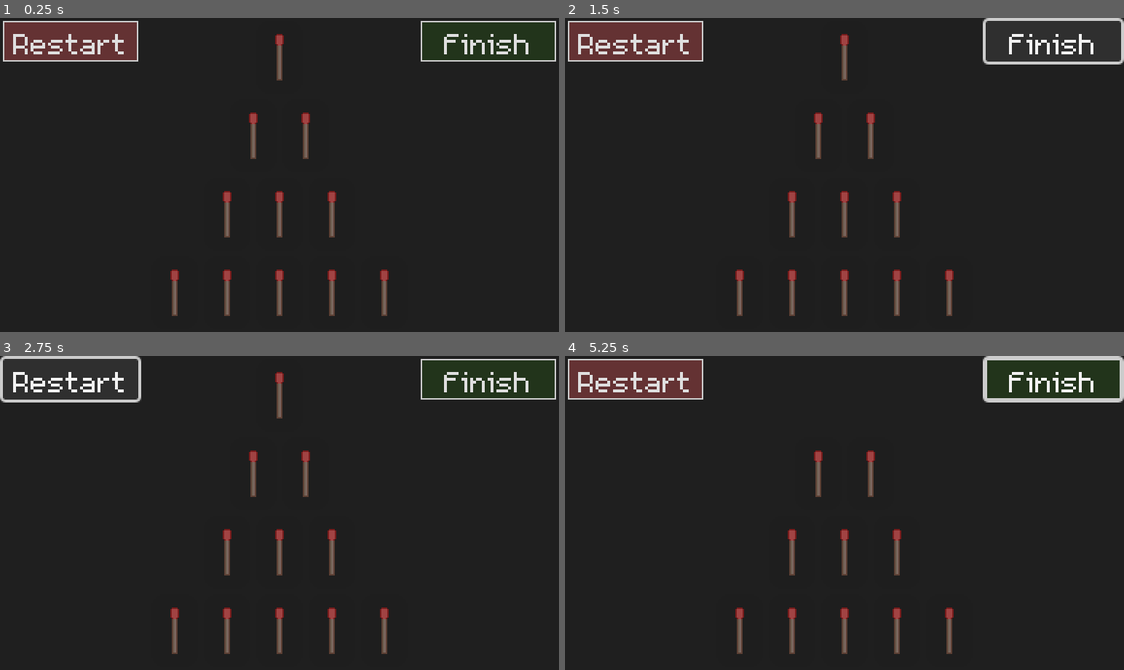
Above: before the commit, frames 1-4 (two rows, left to right).
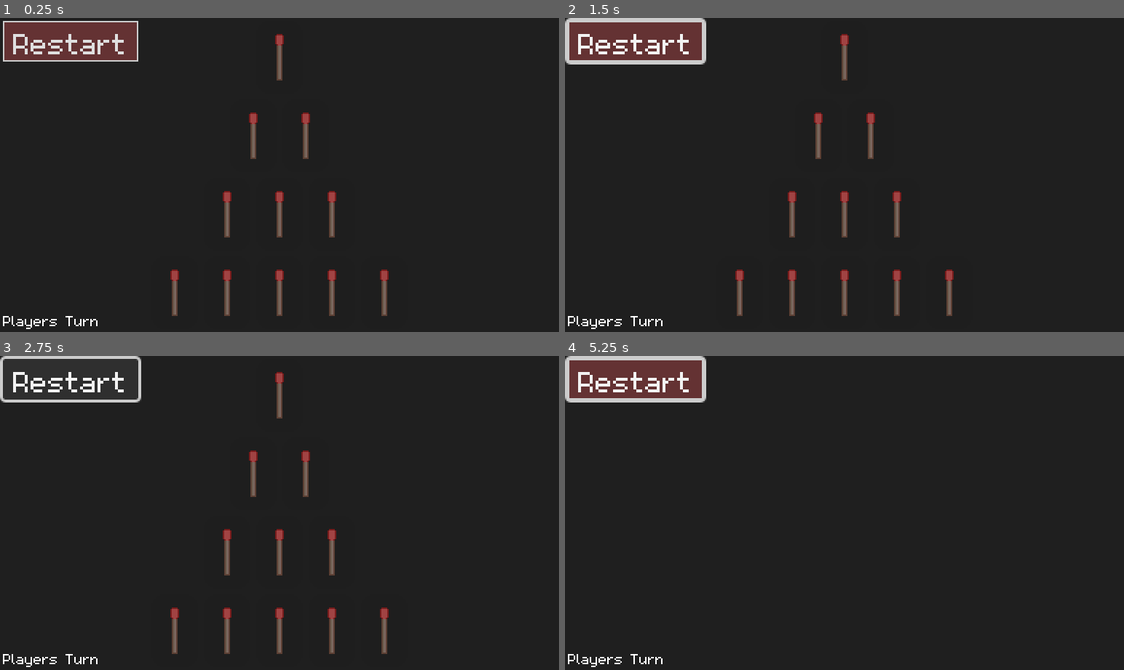
Above: after the commit, the same moments.

Repository: TylerFairleigh/COMP359-AB1-Assignment2
Game: Godot game, scene res://scenes/main.tscn
The game is run twice, just before and just after one commit, with the same random seed, the same clock (stepped at 60 frames per second) and the same inputs.
Inputs (mouse positions are in pixels of both pictures, inside the frame that each line leads up to):
- Up to frame 1 (0.25 s): no input
- Up to frame 2 (1.5 s): click "Restart" at 0.5 s; click (1051, 39) at 1.25 s, where only the run before the commit has a clickable "Finish"
- Up to frame 3 (2.75 s): click "Restart" at 2 s
- Up to frame 4 (5.25 s): click "Restart" at 2.75 s; click (1051, 377) at 3.5 s, where only the run before the commit has a clickable "Finish"; click (1051, 377) at 4.25 s, where only the run before the commit has a clickable "Finish"; tap Enter at 5 s; move the mouse to (844, 393) at 5.02 s; click (844, 393) at 5.17 s

The runs differ from the first frame. In frame 1, 0.8% of the frame differs, in the area x 0-100%, y 0-100%; in frame 2, 1.7%; in frame 3, 0.8%; in frame 4, 3.6%.

Commit message:
UI Stable and ready for script integration

Diff:
--- a/project.godot
+++ b/project.godot
@@ -19,6 +19,7 @@
 [autoload]
 
 MatchController="*res://scenes/match_controller.gd"
+TurnLabel="*res://scenes/turn_label.gd"
 
 [display]
 
--- a/scenes/main.tscn
+++ b/scenes/main.tscn
@@ -1,7 +1,8 @@
-[gd_scene load_steps=6 format=3 uid="uid://dxuoc1fec7hi5"]
+[gd_scene load_steps=8 format=3 uid="uid://dxuoc1fec7hi5"]
 
 [ext_resource type="PackedScene" uid="uid://bx6co1v284cd3" path="res://scenes/match_view.tscn" id="1_crgk3"]
 [ext_resource type="FontFile" uid="uid://d20wpwo18re0o" path="res://assets/m5x7.ttf" id="2_7oplk"]
+[ext_resource type="Script" path="res://scenes/turn_label.gd" id="3_gxuil"]
 
 [sub_resource type="Theme" id="Theme_w1vl8"]
 default_font = ExtResource("2_7oplk")
@@ -20,6 +21,9 @@
 border_width_top = 1
 border_width_right = 1
 border_width_bottom = 1
+
+[sub_resource type="Theme" id="Theme_3e5f0"]
+default_font = ExtResource("2_7oplk")
 
 [node name="main" type="Node2D"]
 
@@ -42,6 +46,7 @@
 text = "Restart"
 
 [node name="finish" type="Button" parent="."]
+visible = false
 offset_left = 289.0
 offset_top = 2.0
 offset_right = 382.0
@@ -50,5 +55,15 @@
 theme_override_styles/normal = SubResource("StyleBoxFlat_d8el3")
 text = "Finish"
 
+[node name="turn_label" type="Label" parent="."]
+offset_left = 2.0
+offset_top = 201.0
+offset_right = 42.0
+offset_bottom = 216.0
+theme = SubResource("Theme_3e5f0")
+text = "Players Turn"
+script = ExtResource("3_gxuil")
+
 [connection signal="pressed" from="restart" to="matches" method="reset_state"]
 [connection signal="pressed" from="finish" to="matches" method="_on_finish_pressed"]
+[connection signal="pressed" from="finish" to="turn_label" method="label_change"]
--- a/scenes/match.gd
+++ b/scenes/match.gd
@@ -17,5 +17,7 @@
 	var match_number = int(match_string.split("_")[1])
 	if event.is_pressed() and (match_number in MatchController.valid_match_array):
 		self.visible = false
+		MatchController.match_pressed(match_number)
+		MatchController.player_active = true
 		MatchController.match_number = match_number
 		MatchController.make_range()
--- a/scenes/match_controller.gd
+++ b/scenes/match_controller.gd
@@ -1,21 +1,25 @@
 extends PanelContainer
 
 @onready var matches = [$"VBoxContainer/Pile 1/Match_1", $"VBoxContainer/Pile 2/Match_2", $"VBoxContainer/Pile 2/Match_ …(269 unchanged characters)…
-@onready var finish_button = $finish
+@onready var turn_label = $turn_label
 
 var pile_counters = {"pile_1": 1, "pile_2": 2, "pile_3": 3, "pile_4": 5}
 var pile_counter_max = [1, 3, 6, 11]
 var match_full_count = 0
 var player_turn = true
+var player_active = false
 var match_number:int
 var valid_match_array
+var match_array_game = []
 
 func _ready():
 	valid_match_array = []
 	match_number = 0
 	for match_count in pile_counters:
 		match_full_count += pile_counters[match_count]
+		match_array_game.append(pile_counters[match_count])
 	reset_player_turn()
+	reset_logic()
 
 func make_range():
 	valid_match_array.clear()
@@ -23,15 +27,32 @@
 		if match_number > pile_counter_max[i] and match_number <= pile_counter_max[i + 1]:
 			valid_match_array = range(pile_counter_max[i] + 1, pile_counter_max[i + 1] + 1)
 			break
-	print(valid_match_array)
 
 func reset_player_turn():
+	player_turn = true
+	player_active = false
 	valid_match_array.clear()
-	for i in match_full_count:
+	for i in match_full_count + 1:
 		valid_match_array.append(i)
+	TurnLabel.label_change()
+
+func bot_move():
+	print("Bots move would go here")
+	reset_player_turn()
+
+func match_pressed(match_number):
+	match_array_game[match_pile_return(match_number)] -= 1
+
+func match_pile_return(match_number):
+	if (match_number in [1]):
+		return 0
+	elif (match_number in [2,3]):
+		return 1
+	elif (match_number in [4,5,6]):
+		return 2
+	else:
+		return 3
 
 func reset_logic():
-	reset_player_turn()
-
-func _on_match_pressed():
-	player_turn = false
+	match_array_game.clear()
+	match_array_game = [1,2,3,5]
--- a/scenes/match_view.gd
+++ b/scenes/match_view.gd
@@ -11,6 +11,12 @@
 
 func _ready():
 	reset_ui_state()
+
+func _process(delta):
+	if (MatchController.player_turn and MatchController.player_active):
+		finish.visible = true
+	else:
+		finish.visible = false
 
 func reset_ui_state():
 	# Toggling off the container which makes a more smooth
@@ -38,5 +44,12 @@
 
 
 func reset_state():
+	MatchController.reset_player_turn()
 	MatchController.reset_logic()
 	reset_ui_state()
+
+func _on_finish_pressed():
+	MatchController.valid_match_array.clear()
+	MatchController.player_turn = false
+	MatchController.player_active = false
+	MatchController.bot_move()
--- /dev/null
+++ b/scenes/turn_label.gd
@@ -0,0 +1,10 @@
+extends Label
+
+func _ready():
+	label_change()
+
+func label_change():
+	if (MatchController.player_turn):
+		self.text = "Players Turn"
+	else:
+		self.text = "Bot Turn"
